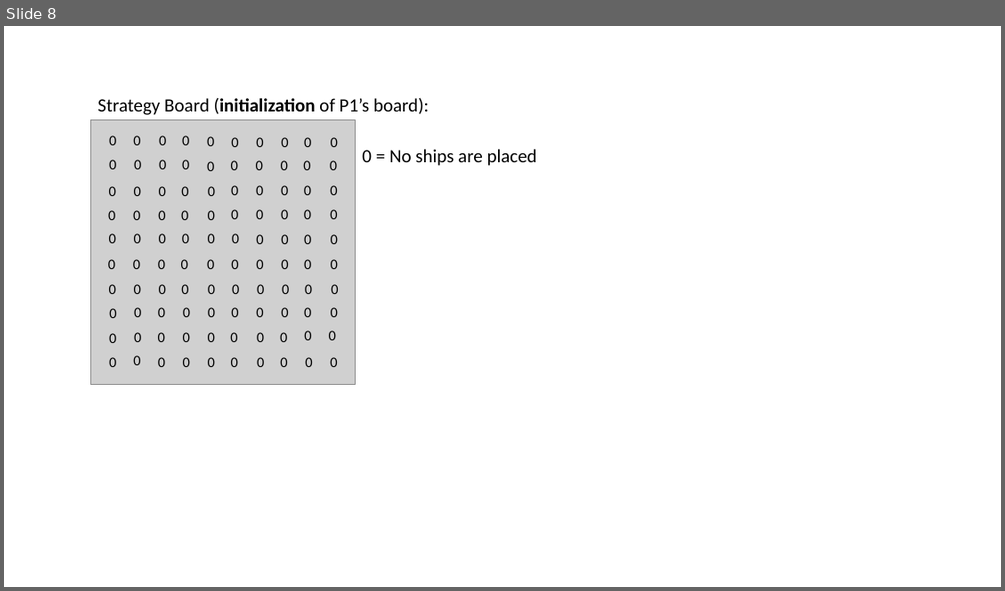
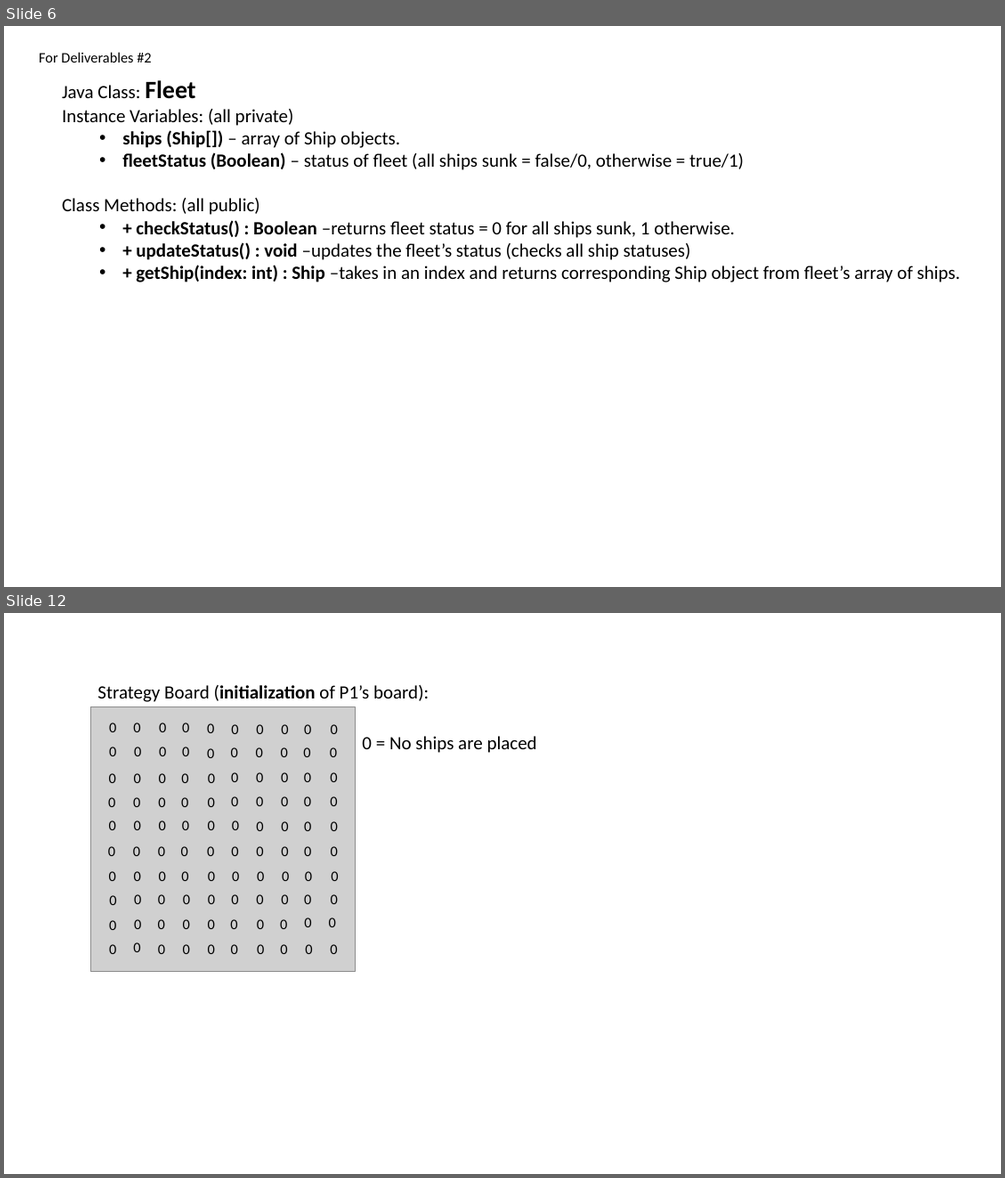
Before and after one commit to RedPanda8765/BattleshipFinal, a slide deck: personal notes (remove after build complete)/UML_Class Diagram.pptx. Shown one above the other, each under a label of ours: slide 8 before the commit, slides 6 and 12 after it; the slides between them are not shown. The pictures are 1005x591 and 1005x1178 pixels, drawn with LibreOffice and Linux fonts; fonts in the diff are those of the drawing; grey boxes stand for pictures. Boxes give left, top, right and bottom in pixels: in the first picture for what was removed or moved away, otherwise in the second. Text is boxed around its words. In the diff, an @@ line names an element or a change of style, - is before the commit and + after.

Commit message:
Fixed backpress defects at login and start screens. Added ship rotation and selection functionality to strategy board screen. 	**need to add ship placement functionality next**

```diff
--- a/personal notes (remove after build complete)/UML_Class Diagram.pptx
+++ b/personal notes (remove after build complete)/UML_Class Diagram.pptx
@@ slide 6 added at box(4, 26, 1001, 587), background #FFFFFF @@
@@ text added at box(39, 52, 151, 62), 14 pt, text #000000 @@
+For Deliverables #2
@@ text added at box(62, 80, 960, 282), 18 pt, text #000000 @@
+Java Class: Fleet
+Instance Variables: (all private)
+  • ships (Ship[]) – array of Ship objects.
+  • fleetStatus (Boolean) – status of fleet (all ships sunk = false/0, otherwise = true/1)
+Class Methods: (all public)
+  • + checkStatus() : Boolean –returns fleet status = 0 for all ships sunk, 1 otherwise.
+  • + updateStatus() : void –updates the fleet’s status (checks all ship statuses)
+  • + getShip(index: int) : Ship –takes in an index and returns corresponding Ship object from fleet’s array of ships.
@@ what was slide 8 is now slide 12 @@
```
Also in this commit, not shown: 7 slides changed, 11 other slides added, 2 slides removed, 10 other files.
